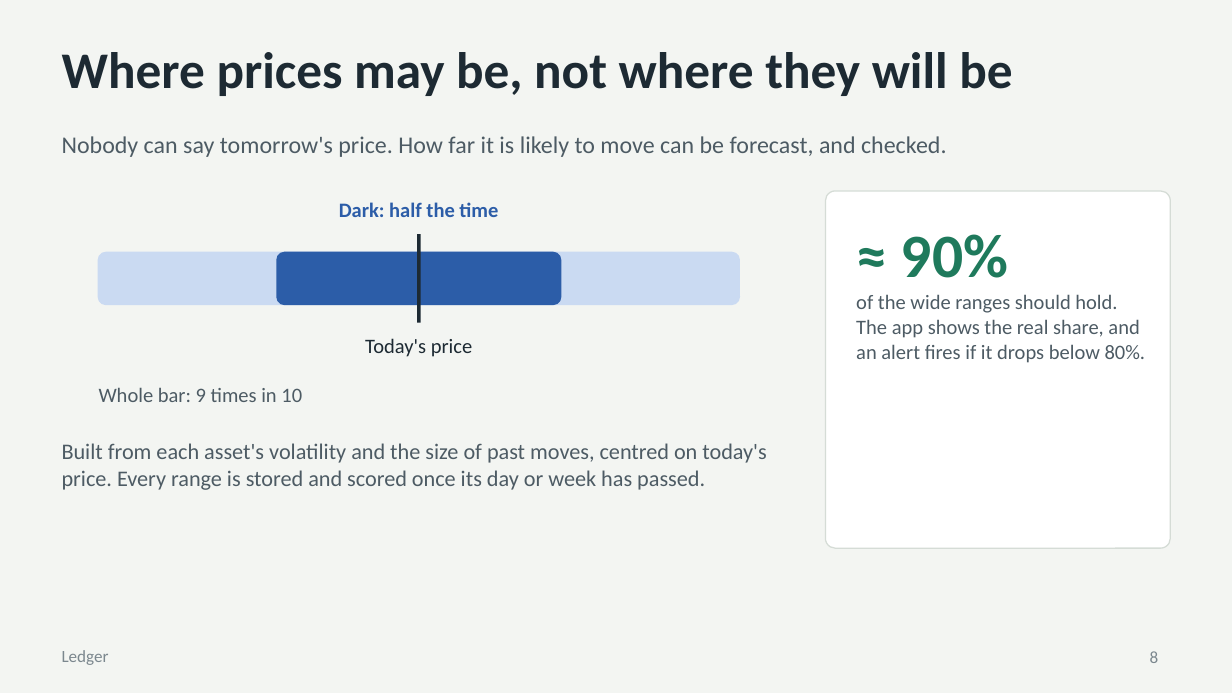
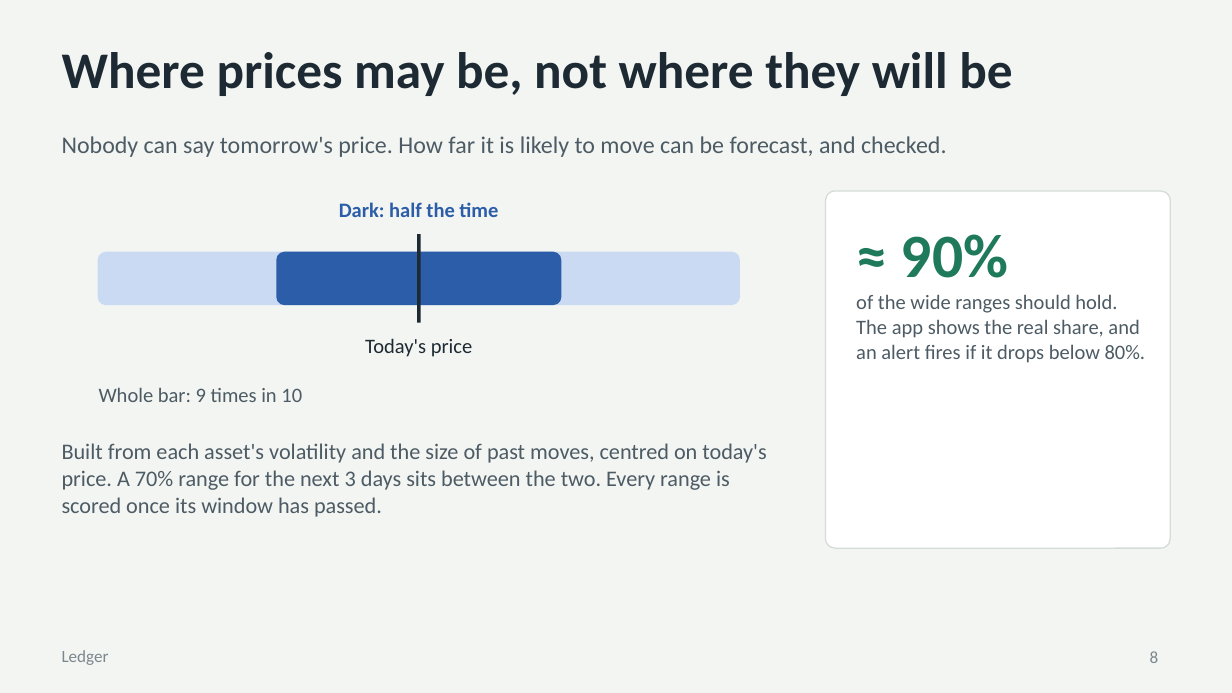
Before and after one commit to elyr/stock-market-predictor, a slide deck: slide 8 of docs/presentation/Ledger.pptx. Drawn at 1232x693 pixels with LibreOffice and Linux fonts; fonts in the diff are those of the drawing. Boxes give left, top, right and bottom in pixels: in the first picture for what was removed or moved away, otherwise in the second. Text is boxed around its words. In the diff, an @@ line names an element or a change of style, - is before the commit and + after.

```diff
--- a/docs/presentation/Ledger.pptx
+++ b/docs/presentation/Ledger.pptx
@@ text at (x1=62, y1=443, x2=766, y2=517): text changed @@
-Built from each asset's volatility and the size of past moves, centred on today's price. Every range is stored and scored once its day or week has passed.
+Built from each asset's volatility and the size of past moves, centred on today's price. A 70% range for the next 3 days sits between the two. Every range is scored once its window has passed.
```
Also in this commit, not shown: 1 other slide changed, 40 other files.
